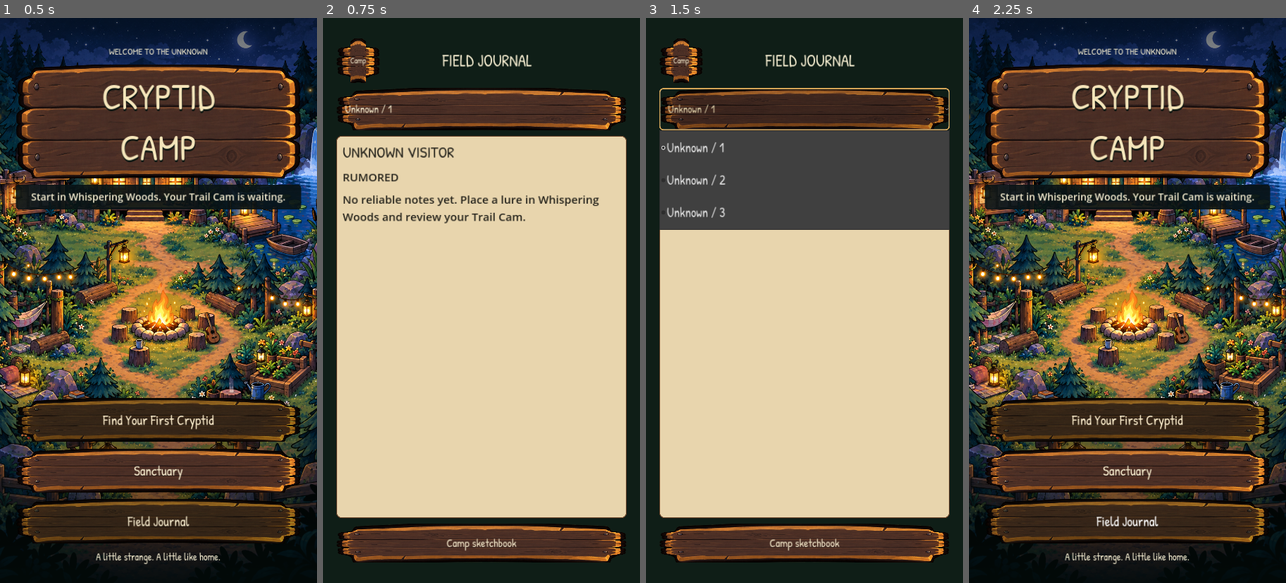
Above: before the commit, frames 1-4 (left to right).
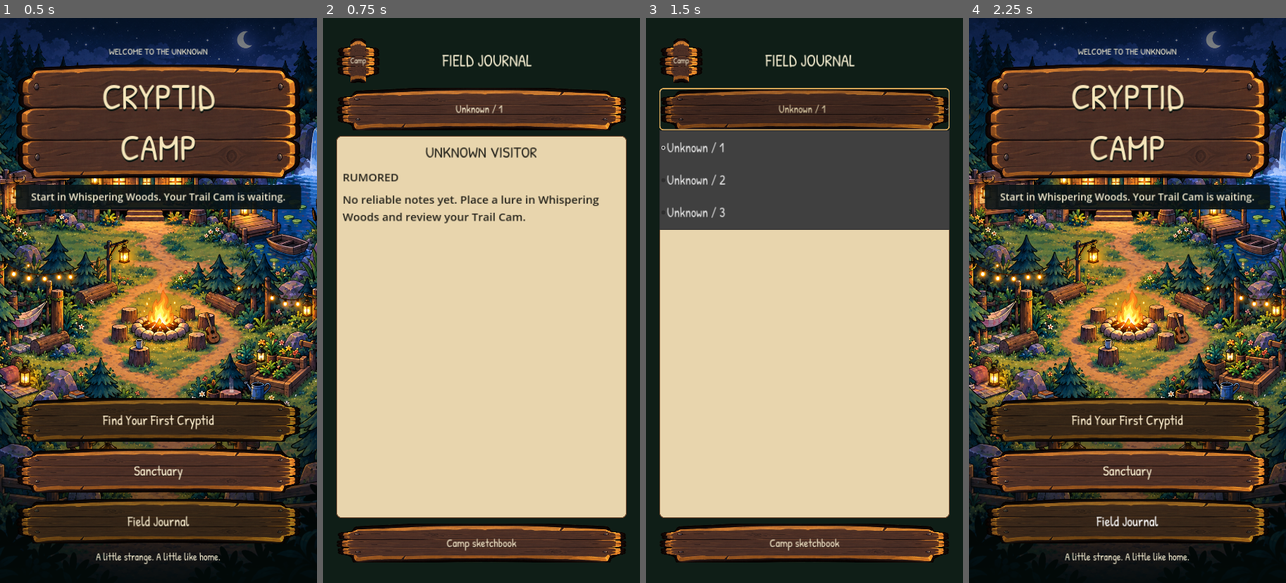
Above: after the commit, the same moments.

Repository: rabine707/cryptid-camp
Game: Godot game, scene res://scenes/main/main.tscn
Two runs of this game, one before a commit and one after it. Both use one fixed random seed, a clock stepped at 60 frames per second and the inputs below.
Inputs:
- Up to frame 1 (0.5 s): no input
- Up to frame 2 (0.75 s): click "Field Journal" at 0.5 s
- Up to frame 3 (1.5 s): click "Unknown / 1" at 1.25 s
- Up to frame 4 (2.25 s): click "Camp" at 2 s

Frame 1 is identical in both runs. In frame 2, 0.9% of the frame differs, in the area x 6-68%, y 15-25%; in frame 3, 0.2%; in frame 4, nothing differs.

Commit message:
Center cryptid names in the journal

Diff:
--- a/scenes/journal/journal.tscn
+++ b/scenes/journal/journal.tscn
@@ -52,6 +52,7 @@
 [node name="Species" type="Label" parent="Margin/VBox/Page/Content"]
 theme_override_font_sizes/font_size=54
 text="UNKNOWN #001"
+horizontal_alignment=1
 [node name="Sketch" type="Control" parent="Margin/VBox/Page/Content"]
 script = ExtResource("2")
 custom_minimum_size=Vector2(0,380)
--- a/scripts/journal/journal.gd
+++ b/scripts/journal/journal.gd
@@ -8,7 +8,9 @@
 	_set_ink($Margin/VBox/Page/Content)
 	$Margin/VBox/Header/Back.pressed.connect(func(): get_tree().change_scene_to_file("res://scenes/main/main.tscn"))
 	var picker := OptionButton.new()
+	picker.name = "SpeciesPicker"
 	picker.custom_minimum_size.y = 144
+	picker.alignment = HORIZONTAL_ALIGNMENT_CENTER
 	picker.get_popup().add_theme_font_size_override("font_size", 44)
 	picker.get_popup().add_theme_constant_override("v_separation", 48)
 	CampStyle.button(picker, "wood")
--- a/tests/storybook_test.gd
+++ b/tests/storybook_test.gd
@@ -41,6 +41,9 @@
 	var journal = load("res://scenes/journal/journal.tscn").instantiate()
 	root.add_child(journal)
 	await process_frame
+	var species_picker: OptionButton = journal.get_node("Margin/VBox/SpeciesPicker")
+	check(species_picker.alignment == HORIZONTAL_ALIGNMENT_CENTER, "journal species picker centers the selected name")
+	check(journal.get_node("Margin/VBox/Page/Content/Species").horizontal_alignment == HORIZONTAL_ALIGNMENT_CENTER, "journal page centers the species heading")
 	for id in ["mothling", "bigfoot", "nightcrawler"]:
 		journal.selected_species = id
 		journal._render()
